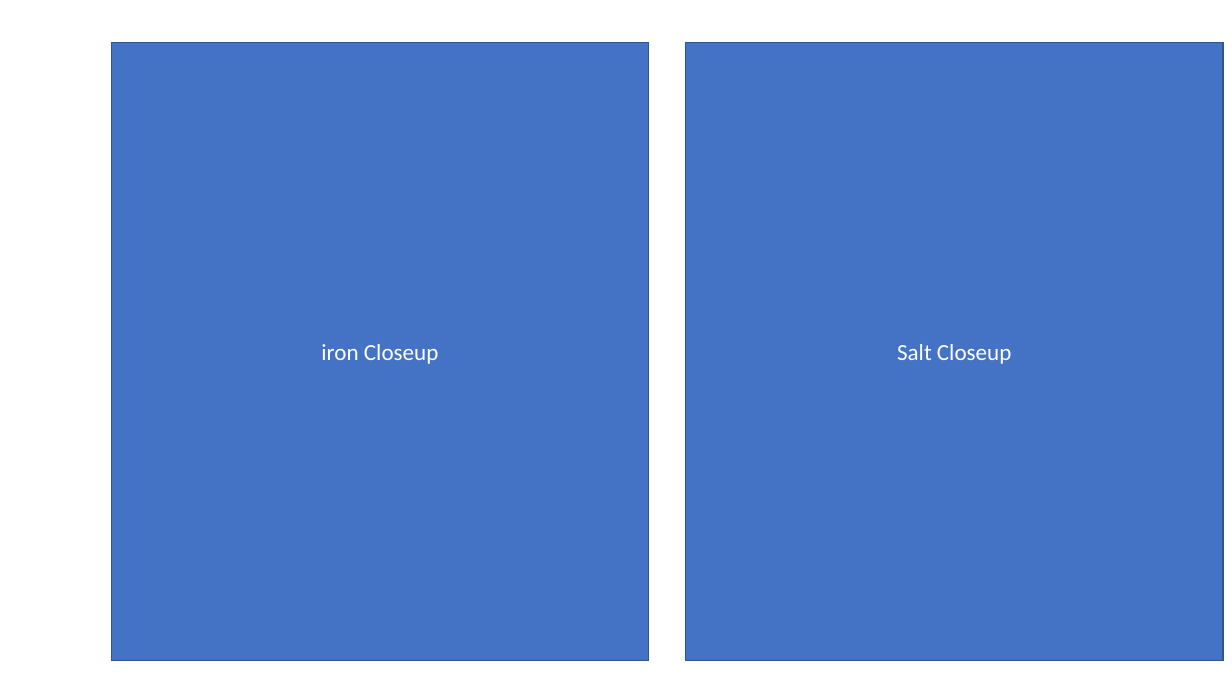
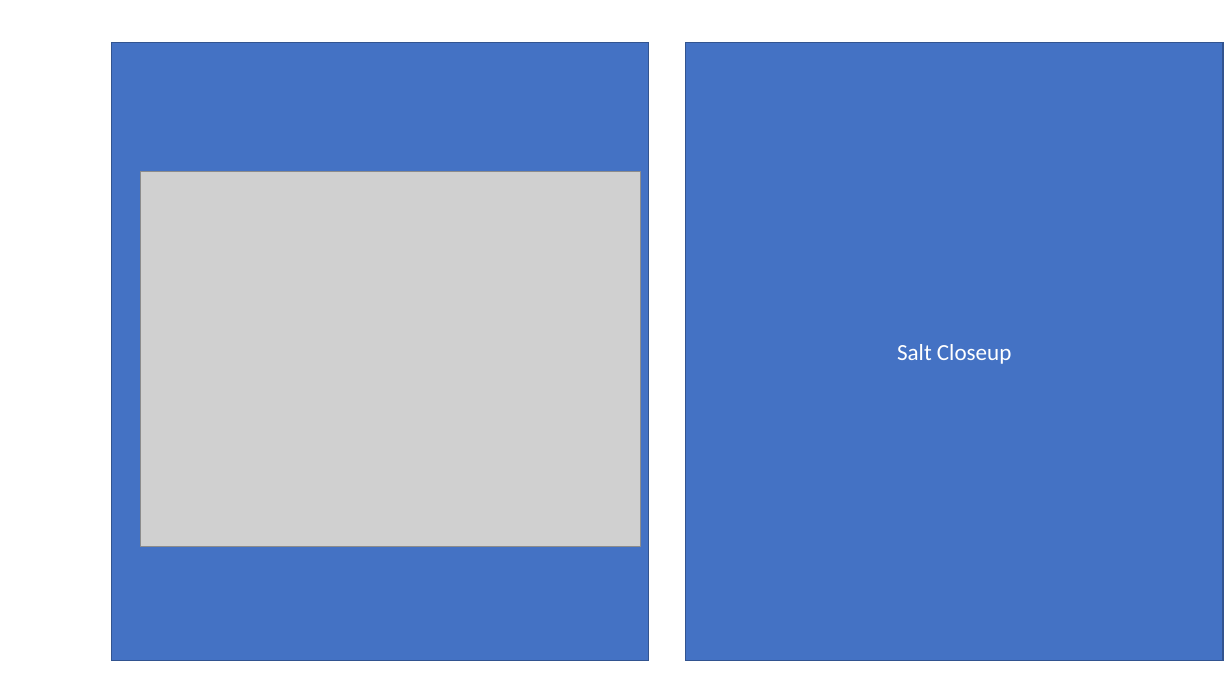
Before and after one commit to aabecker/SwarmPublications, a slide deck: slide 1 of ICRA19/pictures/pdf/ironAndSaltCloseup.pptx. Drawn at 1232x693 pixels with LibreOffice and Linux fonts; fonts in the diff are those of the drawing; grey boxes stand for pictures. Boxes give left, top, right and bottom in pixels: in the first picture for what was removed or moved away, otherwise in the second. Text is boxed around its words. In the diff, an @@ line names an element or a change of style, - is before the commit and + after.

```diff
--- a/ICRA19/pictures/pdf/ironAndSaltCloseup.pptx
+++ b/ICRA19/pictures/pdf/ironAndSaltCloseup.pptx
@@ picture added at box(140, 171, 640, 546) @@
@@ text in rectangle at box(321, 344, 439, 364): text removed @@
-iron Closeup
```
Also in this commit, not shown: 4 other files.
